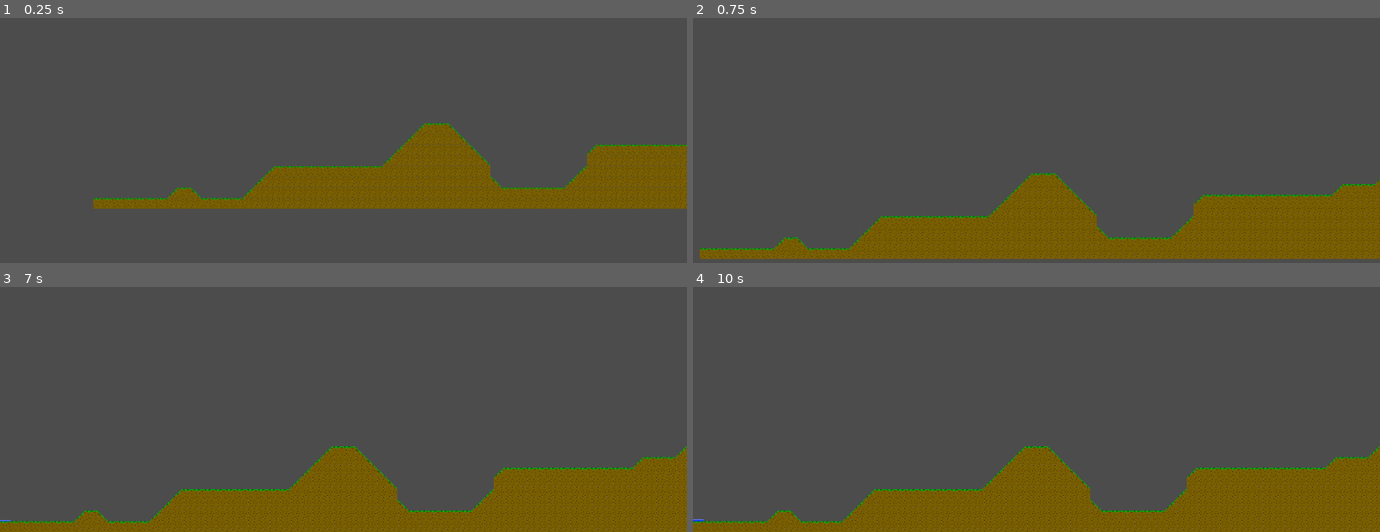
Above: before the commit, frames 1-4 (two rows, left to right).
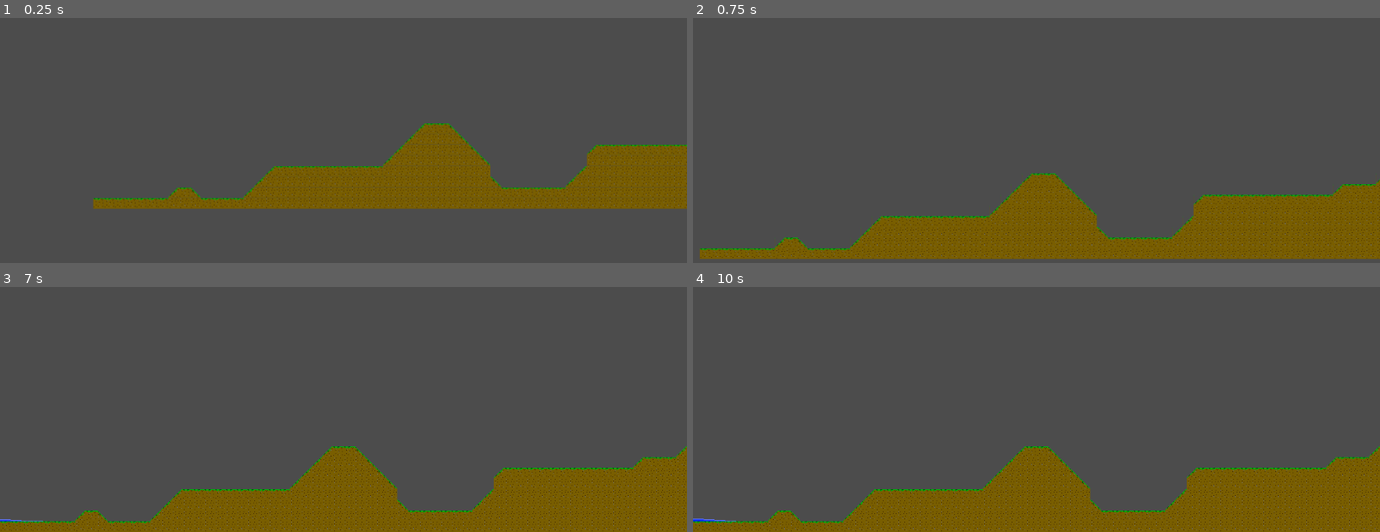
Above: after the commit, the same moments.

Repository: Groogy/LudumDare49
Game: Godot game, scene res://scenes/Game.tscn
Two runs of this game, one before a commit and one after it. Both use one fixed random seed, a clock stepped at 60 frames per second and the inputs below.
Inputs (mouse positions are in pixels of both pictures, inside the frame that each line leads up to):
- Up to frame 1 (0.25 s): no input
- Up to frame 2 (0.75 s): tap Enter at 0.5 s; move the mouse to (1187, 42) at 0.52 s; tap S (camera_down) at 0.6 s
- Up to frame 3 (7 s): move the mouse to (206, 350) at 1.27 s; tap Middle mouse button (camera_drag) at 1.35 s; tap Space at 2, 3.5, 5 s; move the mouse to (outside the picture) at 2.02 s; tap A (camera_left) at 2.1, 5.85 s; tap Enter at 2.75, 4.25 s; move the mouse to (309, 411) at 2.77 s; tap D (camera_right) at 2.85, 6.6 s; move the mouse to (549, 392) at 3.52 s; tap W (camera_up) at 3.6 s; move the mouse to (outside the picture) at 4.27 s; tap S (camera_down) at 4.35 s; move the mouse to (377, 331) at 5.02 s; hold Middle mouse button (camera_drag) 5.03-5.78 s; move the mouse to (outside the picture) at 5.77 s; move the mouse to (494, 311) at 6.52 s
- Up to frame 4 (10 s): move the mouse to (899, 350) at 7.27 s; tap one key every 0.75 s from 7.35 s: W (camera_up) S (camera_down) Middle mouse button (camera_drag) A (camera_left); move the mouse to (outside the picture) at 8.02 s; move the mouse to (1002, 411) at 8.77 s; move the mouse to (1242, 392) at 9.52 s

Frames 1-2 are identical in both runs. In frame 3, less than 0.1% of the frame differs, in the area x 0-7%, y 94-96%; in frame 4, less than 0.1%.

Commit message:
Water can now flow

Diff:
--- a/logic/WaterSimulation.gd
+++ b/logic/WaterSimulation.gd
@@ -11,9 +11,21 @@
 	var manager = get_parent().get_parent()
 	if manager.can_have_more_water(cell.x, cell.y+1):
 		_simulate_gravity(cell)
+	if manager.can_have_more_water(cell.x + 1, cell.y):
+		_simulate_flow(cell, 1)
+	if manager.can_have_more_water(cell.x - 1, cell.y):
+		_simulate_flow(cell, -1)
 
 
 func _simulate_gravity(cell: Vector2) -> void:
 	var map := get_parent()
 	map.add_water_level_at(cell.x, cell.y, -1)
 	map.add_water_level_at(cell.x, cell.y+1, 1)
+
+
+func _simulate_flow(cell: Vector2, dir: int) -> void:
+	var map = get_parent()
+	var target = cell + Vector2(dir, 0)
+	if map.get_water_level_at(target.x, target.y) + 1 < map.get_water_level_at(cell.x, cell.y):
+		map.add_water_level_at(cell.x, cell.y, -1)
+		map.add_water_level_at(target.x, target.y, 1)
--- a/scenes/MapManager.gd
+++ b/scenes/MapManager.gd
@@ -4,9 +4,16 @@
 onready var _terrain = $TerrainMap
 
 
+func is_within_bounds(x: int, y: int) -> bool:
+	return x >= 0 and y <= 0 # TODO ADD UPPER BOUND
+
+
 func is_empty(x: int, y: int) -> bool:
-	return _terrain.get_cell(x, y) == -1 and _water.get_cell(x, y) == -1
+	return is_within_bounds(x, y) \
+		and _terrain.get_cell(x, y) == -1 \
+		and _water.get_cell(x, y) == -1
 
 func can_have_more_water(x: int, y: int) -> bool:
-	return 	_terrain.is_empty(x, y) or _terrain.is_partial(x, y) \
-			and _water.get_water_level_at(x, y) < _water.get_max_water_level()
+	return 	is_within_bounds(x, y) \
+		and (_terrain.is_empty(x, y) or _terrain.is_partial(x, y)) \
+		and _water.get_water_level_at(x, y) < _water.get_max_water_level()
--- a/scenes/WaterMap.tscn
+++ b/scenes/WaterMap.tscn
@@ -257,7 +257,6 @@
 
 [node name="InjectWaterTimer" type="Timer" parent="WaterLogic"]
 process_mode = 0
-wait_time = 3.0
 autostart = true
 
 [node name="WaterSimulation" type="Node" parent="."]
